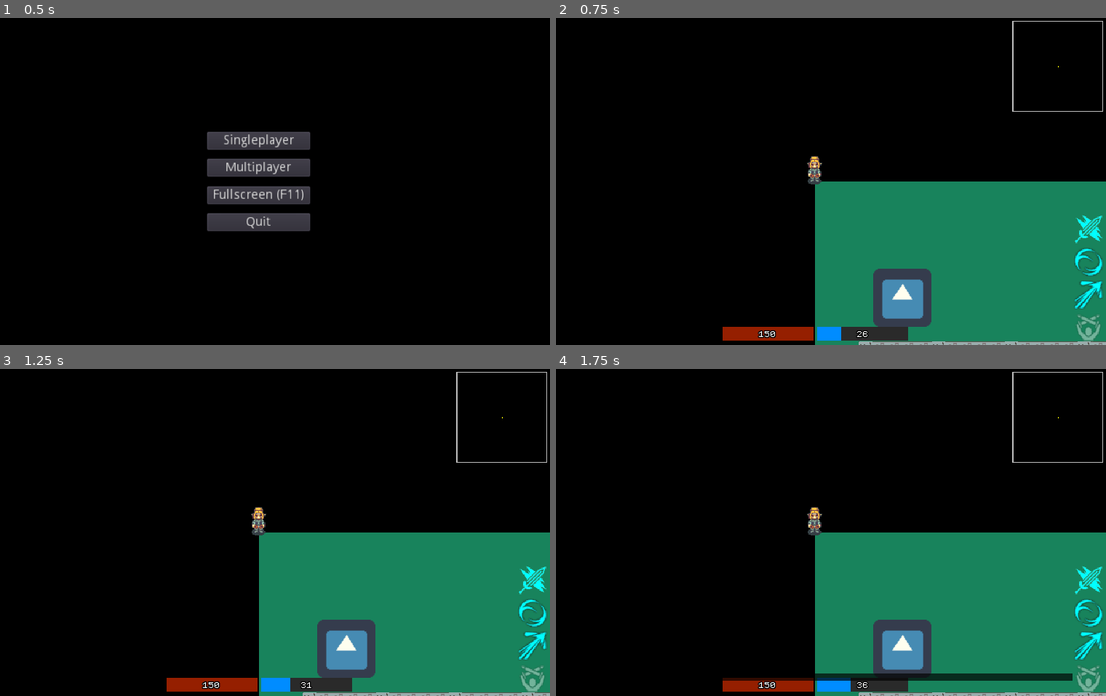
Above: before the commit, frames 1-4 (two rows, left to right).
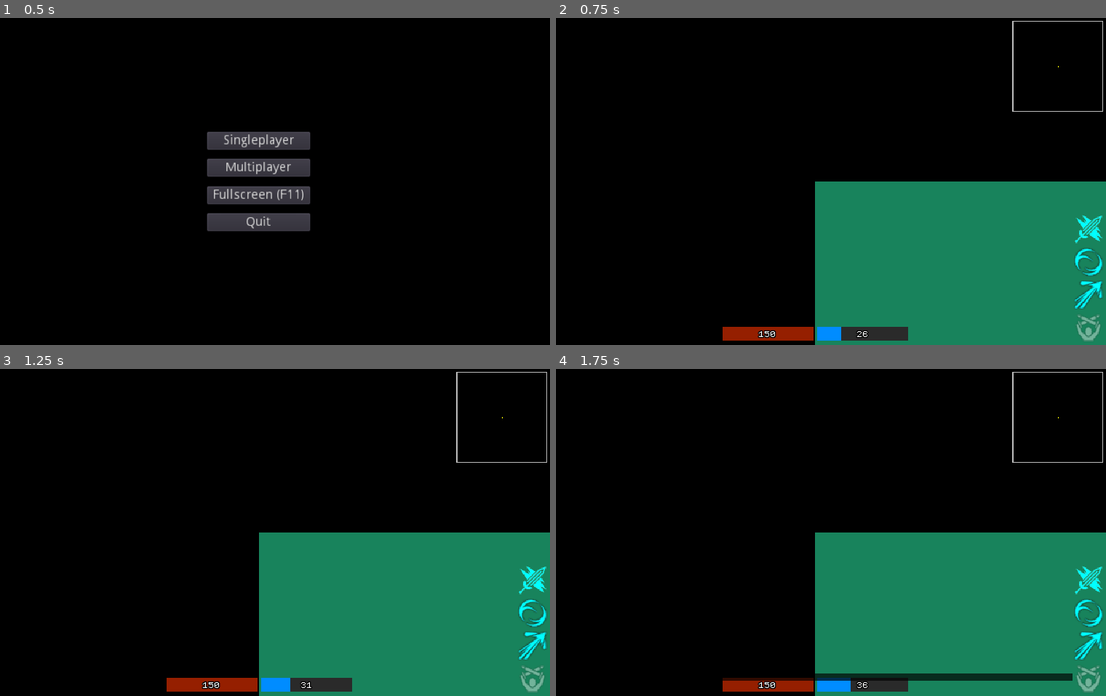
Above: after the commit, the same moments.

Repository: nisovin/Moonshot
Game: Godot game, scene res://bootstrap/Bootstrap.tscn
The game is run twice, just before and just after one commit, with the same random seed, the same clock (stepped at 60 frames per second) and the same inputs. The engine's default icon, where the game draws it, is replaced by a stand-in: a white triangle on a blue panel in a dark square.
Inputs (mouse positions are in pixels of both pictures, inside the frame that each line leads up to):
- Up to frame 1 (0.5 s): no input
- Up to frame 2 (0.75 s): click "Singleplayer" at 0.5 s
- Up to frame 3 (1.25 s): no input
- Up to frame 4 (1.75 s): tap Enter at 1.25 s; move the mouse to (941, 516) at 1.27 s; hold D (right) from 1.28 s (still down); hold T (chat) from 1.28 s (still down); click (941, 516) at 1.42 s

Frame 1 is identical in both runs. In frame 2, 2.5% of the frame differs, in the area x 45-100%, y 42-100%; in frame 3, 2.5%; in frame 4, 2.4%.

Commit message:
map stuff

Diff:
--- a/src/enemies/EnemyManager.gd
+++ b/src/enemies/EnemyManager.gd
@@ -3,7 +3,6 @@
 enum Directive { NONE, FOCUS_PLAYERS, FOCUS_KEEP, SWIFTNESS, ENRAGE }
 
 onready var enemy_spawn_point = owner.get_node("EnemySpawn")
-onready var enemies_node = owner.get_node("Walls/Entities/Enemies")
 
 var next_enemy_id = 1
 
@@ -21,13 +20,13 @@
 	var enemy = Game.Enemy.instance()
 	enemy.name = str(data.id)
 	enemy.position = data.position
-	enemies_node.add_child(enemy)
+	owner.enemies_node.add_child(enemy)
 	enemy.load_data(data)
 
 func _physics_process(delta):
 	if next_ai == 0:
 		if not check_start_loop(): return
-	var c = enemies_node.get_child_count()
+	var c = owner.enemies_node.get_child_count()
 	if c > 0:
 		var start = OS.get_ticks_msec()
 		var done = 0
@@ -35,7 +34,7 @@
 			if next_ai >= c:
 				next_ai = 0
 				if not check_start_loop(): return
-			enemies_node.get_child(next_ai).ai_tick()
+			owner.enemies_node.get_child(next_ai).ai_tick()
 			next_ai += 1
 			done += 1
 		if OS.get_ticks_msec() > start + 15:
@@ -52,6 +51,6 @@
 func _on_SpawnTimer_timeout():
 	var max_enemies = get_tree().get_nodes_in_group("players").size() * 5
 	#max_enemies = 1
-	if enemies_node.get_child_count() < max_enemies:
+	if owner.enemies_node.get_child_count() < max_enemies:
 		rpc("spawn_enemy", {"id": next_enemy_id, "position": enemy_spawn_point.position})
 		next_enemy_id += 1
--- a/src/main/Level.gd
+++ b/src/main/Level.gd
@@ -2,24 +2,20 @@
 
 var chat_history = []
 
+onready var gui = $GUI
+onready var map = $Map
 onready var daynight_anim = $DayNightCycle/AnimationPlayer
-onready var players_node = $Walls/Entities/Players
-onready var enemies_node = $Walls/Entities/Enemies
-onready var projectiles_node = $Walls/Entities/Projectiles
-onready var ground_effects_node = $Ground/GroundEffects
+onready var players_node = $Map/Objects/Entities/Players
+onready var enemies_node = $Map/Objects/Entities/Enemies
+onready var projectiles_node = $Map/Objects/Entities/Projectiles
+onready var ground_effects_node = $Map/Ground/GroundEffects
+onready var walls_node = $Map/Objects/Walls
 
 var base_exhaustion = 0
 var time_of_day = "start"
 
 func _ready():
 	daynight_anim.play("daynight")
-
-func _unhandled_key_input(event):
-	if event.scancode == KEY_F2 and event.pressed:
-		var path = $Navigation2D.get_simple_path($EnemySpawn.position, $Position2D.position, true)
-		$Line2D.points = path
-	if event.scancode == KEY_F3 and event.pressed:
-		$Navigation2D/Wall.enabled = !$Navigation2D/Wall.enabled
 
 func start_server():
 	$EnemyManager.start_server()
@@ -82,6 +78,9 @@
 		for e in game_state.enemies:
 			add_enemy_from_data(e)
 
+func get_nav_path(from, to, get_cost = false):
+	map.get_nav_path(from, to, get_cost)
+
 func get_player_by_id(id):
 	return players_node.get_node_or_null(str(id))
 
@@ -102,10 +101,10 @@
 			rpc("add_chat", p.player_name, message)
 
 remotesync func add_chat(player_name, message):
-	$GUI.add_chat(player_name, message)
+	gui.add_chat(player_name, message)
 
 remotesync func add_system_message(message):
-	$GUI.add_system_message(message)
+	gui.add_system_message(message)
 
 func _on_HealTick_timeout():
 	if is_network_master():
--- a/src/main/Level.tscn
+++ b/src/main/Level.tscn
@@ -1,13 +1,14 @@
-[gd_scene load_steps=11 format=2]
+[gd_scene load_steps=12 format=2]
 
 [ext_resource path="res://map/tileset_ground.tres" type="TileSet" id=1]
 [ext_resource path="res://white_square.png" type="Texture" id=2]
 [ext_resource path="res://gui/GameGUI.tscn" type="PackedScene" id=3]
-[ext_resource path="res://wall1.png" type="Texture" id=4]
+[ext_resource path="res://map/DestructibleWall.tscn" type="PackedScene" id=4]
 [ext_resource path="res://enemies/EnemyManager.gd" type="Script" id=5]
 [ext_resource path="res://main/Level.gd" type="Script" id=6]
-[ext_resource path="res://icon.png" type="Texture" id=7]
+[ext_resource path="res://main/NavDebug.gd" type="Script" id=7]
 [ext_resource path="res://map/tileset_walls.tres" type="TileSet" id=8]
+[ext_resource path="res://map/Map.gd" type="Script" id=9]
 
 [sub_resource type="Environment" id=1]
 background_mode = 4
@@ -118,71 +119,66 @@
 [node name="Level" type="Node2D"]
 script = ExtResource( 6 )
 
-[node name="Ground" type="TileMap" parent="."]
+[node name="Map" type="Node2D" parent="."]
+script = ExtResource( 9 )
+
+[node name="Ground" type="TileMap" parent="Map"]
 tile_set = ExtResource( 1 )
 cell_size = Vector2( 16, 16 )
 format = 1
 tile_data = PoolIntArray( 0, 3, 0, 1, 3, 0, 2, 3, 0, 3, 3, 0, 4, 3, 0, 5, 3, 0, 6, 3, 0, 7, 3, 0, 8, 3, 0, 9, 3, 0, 10, …(18773 unchanged characters)…
 
-[node name="GroundEffects" type="Node2D" parent="Ground"]
-
-[node name="Walls" type="TileMap" parent="."]
+[node name="GroundEffects" type="Node2D" parent="Map/Ground"]
+
+[node name="NavDebug" type="Node2D" parent="Map"]
+visible = false
+script = ExtResource( 7 )
+
+[node name="Objects" type="TileMap" parent="Map"]
+visible = false
 tile_set = ExtResource( 8 )
 cell_size = Vector2( 16, 16 )
 cell_y_sort = true
 format = 1
 tile_data = PoolIntArray( 720919, 0, 0, 720924, 0, 0, 720929, 0, 0, 786455, 2, 0, 786465, 2, 0, 851971, 0, 0, 851976, 0, 0, 851981, 0, 0, 851986, 0, 0, 851991, 0, 0, 852001, 0, 0, 852006, 0, 0, 917507, 2, 0, 983043, 2, 0, 1048579, 2, 0, 1114115, 2, 0, 1179651, 0, 0 )
 
-[node name="Entities" type="YSort" parent="Walls"]
-
-[node name="Players" type="YSort" parent="Walls/Entities"]
-
-[node name="icon" type="Sprite" parent="Walls/Entities/Players"]
-position = Vector2( 96, 128 )
-texture = ExtResource( 7 )
-
-[node name="Enemies" type="YSort" parent="Walls/Entities"]
-
-[node name="Projectiles" type="YSort" parent="Walls/Entities"]
-
-[node name="Smoothed" type="YSort" parent="Walls/Entities"]
-
-[node name="wall2" type="Sprite" parent="Walls"]
+[node name="Entities" type="YSort" parent="Map/Objects"]
+
+[node name="Players" type="YSort" parent="Map/Objects/Entities"]
+
+[node name="Enemies" type="YSort" parent="Map/Objects/Entities"]
+
+[node name="Projectiles" type="YSort" parent="Map/Objects/Entities"]
+
+[node name="Smoothed" type="YSort" parent="Map/Objects/Entities"]
+
+[node name="Walls" type="YSort" parent="Map/Objects"]
+
+[node name="DestructibleWall" parent="Map/Objects/Walls" instance=ExtResource( 4 )]
 position = Vector2( 96, 224 )
-texture = ExtResource( 4 )
-offset = Vector2( 0, -24 )
-
-[node name="wall1" type="Sprite" parent="Walls"]
+
+[node name="DestructibleWall2" parent="Map/Objects/Walls" instance=ExtResource( 4 )]
 position = Vector2( 176, 224 )
-texture = ExtResource( 4 )
-offset = Vector2( 0, -24 )
-
-[node name="wall3" type="Sprite" parent="Walls"]
+
+[node name="DestructibleWall3" parent="Map/Objects/Walls" instance=ExtResource( 4 )]
 position = Vector2( 256, 224 )
-texture = ExtResource( 4 )
-offset = Vector2( 0, -24 )
-
-[node name="wall4" type="Sprite" parent="Walls"]
+
+[node name="DestructibleWall4" parent="Map/Objects/Walls" instance=ExtResource( 4 )]
 position = Vector2( 336, 224 )
-texture = ExtResource( 4 )
-offset = Vector2( 0, -24 )
-
-[node name="wall5" type="Sprite" parent="Walls"]
+
+[node name="DestructibleWall5" parent="Map/Objects/Walls" instance=ExtResource( 4 )]
 position = Vector2( 416, 192 )
-texture = ExtResource( 4 )
-offset = Vector2( 0, -24 )
-
-[node name="wall6" type="Sprite" parent="Walls"]
+
+[node name="DestructibleWall6" parent="Map/Objects/Walls" instance=ExtResource( 4 )]
 position = Vector2( 496, 192 )
-texture = ExtResource( 4 )
-offset = Vector2( 0, -24 )
-
-[node name="wall7" type="Sprite" parent="Walls"]
+
+[node name="DestructibleWall7" parent="Map/Objects/Walls" instance=ExtResource( 4 )]
 position = Vector2( 576, 224 )
-texture = ExtResource( 4 )
-offset = Vector2( 0, -24 )
-
-[node name="Roof" type="TileMap" parent="."]
+
+[node name="DestructibleWall8" parent="Map/Objects/Walls" instance=ExtResource( 4 )]
+position = Vector2( 656, 224 )
+
+[node name="Roof" type="TileMap" parent="Map"]
 cell_size = Vector2( 16, 16 )
 format = 1
 
--- /dev/null
+++ b/src/main/NavDebug.gd
@@ -0,0 +1,13 @@
+extends Node2D
+
+func _draw():
+	var astar = get_parent().astar
+	for id in astar.get_points():
+		var v = astar.get_point_position(id)
+		for c in astar.get_point_connections(id):
+			var p = astar.get_point_position(c)
+			draw_line(v, p, Color.yellow, 1)
+	for id in astar.get_points():
+		var v = astar.get_point_position(id)
+		var w = astar.get_point_weight_scale(id)
+		draw_circle(v, 3, Color.red if w > 2 else Color.blue)
--- /dev/null
+++ b/src/map/DestructibleWall.gd
@@ -0,0 +1,15 @@
+extends Node2D
+
+signal status_changed
+
+var status = 3
+var points = []
+var ids = []
+
+onready var target = $Target.global_position
+
+func _ready():
+	points.append(global_position + Vector2(-24, -8))
+	points.append(global_position + Vector2(-8, -8))
+	points.append(global_position + Vector2(8, -8))
+	points.append(global_position + Vector2(24, -8))
--- /dev/null
+++ b/src/map/DestructibleWall.tscn
@@ -0,0 +1,37 @@
+[gd_scene load_steps=5 format=2]
+
+[ext_resource path="res://map/wall1.png" type="Texture" id=1]
+[ext_resource path="res://map/DestructibleWall.gd" type="Script" id=2]
+
+[sub_resource type="RectangleShape2D" id=1]
+extents = Vector2( 48, 10 )
+
+[sub_resource type="RectangleShape2D" id=2]
+extents = Vector2( 32, 20 )
+
+[node name="DestructibleWall" type="Node2D" groups=[
+"walls",
+]]
+script = ExtResource( 2 )
+
+[node name="Sprite" type="Sprite" parent="."]
+position = Vector2( 0, -24 )
+texture = ExtResource( 1 )
+
+[node name="StaticBody2D" type="StaticBody2D" parent="."]
+collision_mask = 7
+
+[node name="CollisionShape2D" type="CollisionShape2D" parent="StaticBody2D"]
+position = Vector2( 0, -10 )
+shape = SubResource( 1 )
+
+[node name="Detector" type="Area2D" parent="."]
+collision_layer = 0
+collision_mask = 4
+
+[node name="CollisionShape2D" type="CollisionShape2D" parent="Detector"]
+position = Vector2( 0, -10 )
+shape = SubResource( 2 )
+
+[node name="Target" type="Position2D" parent="."]
+position = Vector2( 0, -24 )
--- /dev/null
+++ b/src/map/Map.gd
@@ -0,0 +1,104 @@
+extends Node2D
+
+const TILE_SIZE = 16
+
+onready var ground = $Ground
+onready var objects = $Objects
+onready var des_walls = $Objects/Walls
+
+var corner = Vector2.ZERO
+var map_size = Vector2.ZERO
+
+var list = []
+var astar := AStar2D.new()
+
+func _ready():
+	var rect1 = ground.get_used_rect()
+	var rect2 = objects.get_used_rect()
+	corner = Vector2(min(rect1.position.x, rect2.position.x), min(rect1.position.y, rect2.position.y))
+	map_size = Vector2(max(rect1.size.x, rect2.size.x), max(rect1.size.y, rect2.size.y))
+
+	var wall_ids = []
+	for wall in des_walls.get_children():
+		wall.connect("status_changed", self, "_on_wall_status_changed")
+		for p in wall.points:
+			var id = _get_vector_point_id(p)
+			wall_ids.append(id)
+			wall.ids.append(id)
+
+	for x in map_size.x:
+		for y in map_size.y:
+			var id = _get_point_id(x, y)
+			var v = Vector2(x, y)
+			var t = v + corner
+			var ground_cell = ground.get_cellv(t)
+			var wall_cell = objects.get_cellv(t)
+			if ground_cell >= 0 and wall_cell < 0:
+				var point = Vector2(t.x * TILE_SIZE + TILE_SIZE / 2, t.y * TILE_SIZE + TILE_SIZE / 2)
+				var is_wall = id in wall_ids
+				astar.add_point(id, point, 25.0 if is_wall else 1.0)
+				list.append(point)
+
+	for x in map_size.x:
+		for y in map_size.y:
+			var id = _get_point_id(x, y)
+			var id_down = _get_point_id(x, y + 1)
+			var id_left = _get_point_id(x - 1, y)
+			var id_right = _get_point_id(x + 1, y)
+			var id_downleft = _get_point_id(x - 1, y + 1)
+			var id_downright = _get_point_id(x + 1, y + 1)
+			if astar.has_point(id_down):
+				astar.connect_points(id, id_down)
+			if astar.has_point(id_right):
+				astar.connect_points(id, id_right)
+			if astar.has_point(id_right) and astar.has_point(id_down) and astar.has_point(id_downright):
+				astar.connect_points(id, id_downright)
+			if astar.has_point(id_left) and astar.has_point(id_down) and astar.has_point(id_downleft):
+				astar.connect_points(id, id_downleft)
+
+func update_points_weight(points, weight):
+	for p in points:
+		var id = _get_vector_point_id(p)
+		if astar.has_point(id):
+			astar.set_point_weight_scale(id, weight)
+
+func toggle_points(points, enabled):
+	for p in points:
+		var id = _get_vector_point_id(p)
+		if astar.has_point(id):
+			astar.set_point_disabled(id, not enabled)
+
+func get_nav_path(from, to, get_cost = false):
+	var id_from = _get_vector_point_id(from)
+	if not astar.has_point(id_from):
+		id_from = astar.get_closest_point(from)
+	var id_to = _get_vector_point_id(to)
+	if not astar.has_point(id_to):
+		id_to = astar.get_closest_point(to)
+	if get_cost:
+		var path = astar.get_id_path(id_from, id_to)
+		var points = []
+		var cost = 0
+		for id in path:
+			points.append(astar.get_point_position(id))
+			cost += astar.get_point_weight_scale(id)
+		return [points, cost]
+	else:
+		return astar.get_point_path(id_from, id_to)
+
+func _on_wall_status_changed(ids, status):
+	var weight = 1.0
+	if status == 3:
+		weight = 25
+	elif status == 2:
+		weight = 15
+	elif status == 1:
+		weight = 5
+	for id in ids:
+		astar.set_point_weight_scale(id, weight)
+
+func _get_vector_point_id(v):
+	return _get_point_id(int(floor(v.x / TILE_SIZE)), int(floor(v.y / TILE_SIZE)))
+
+func _get_point_id(x: int, y: int):
+	return x * map_size.x + y
Renamed: src/wall1.png -> src/map/wall1.png
Not shown, changed: src/map/wall1.png.import
